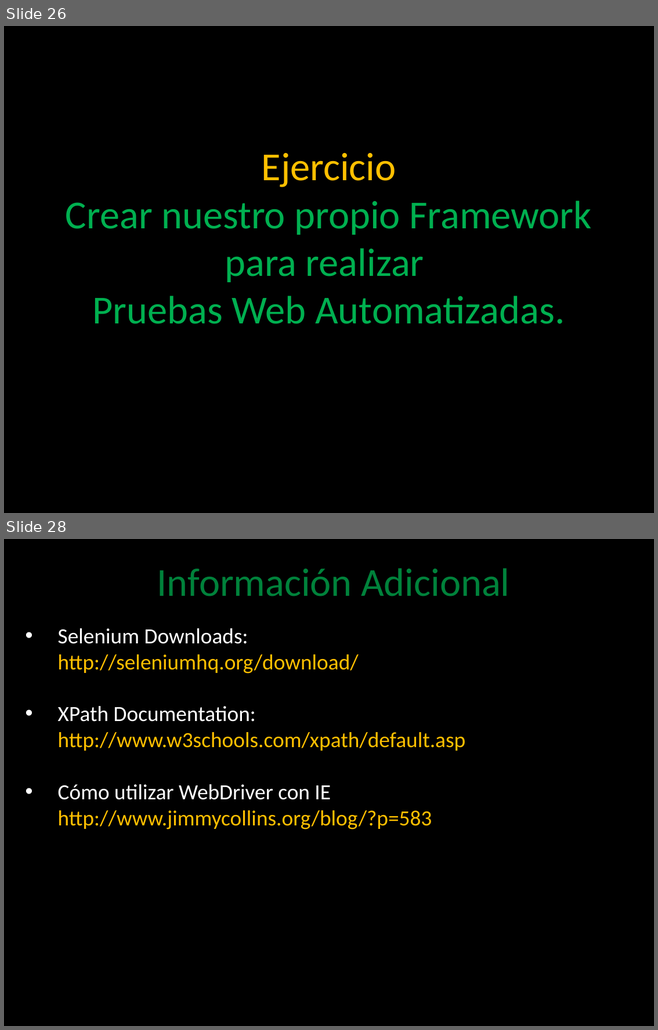
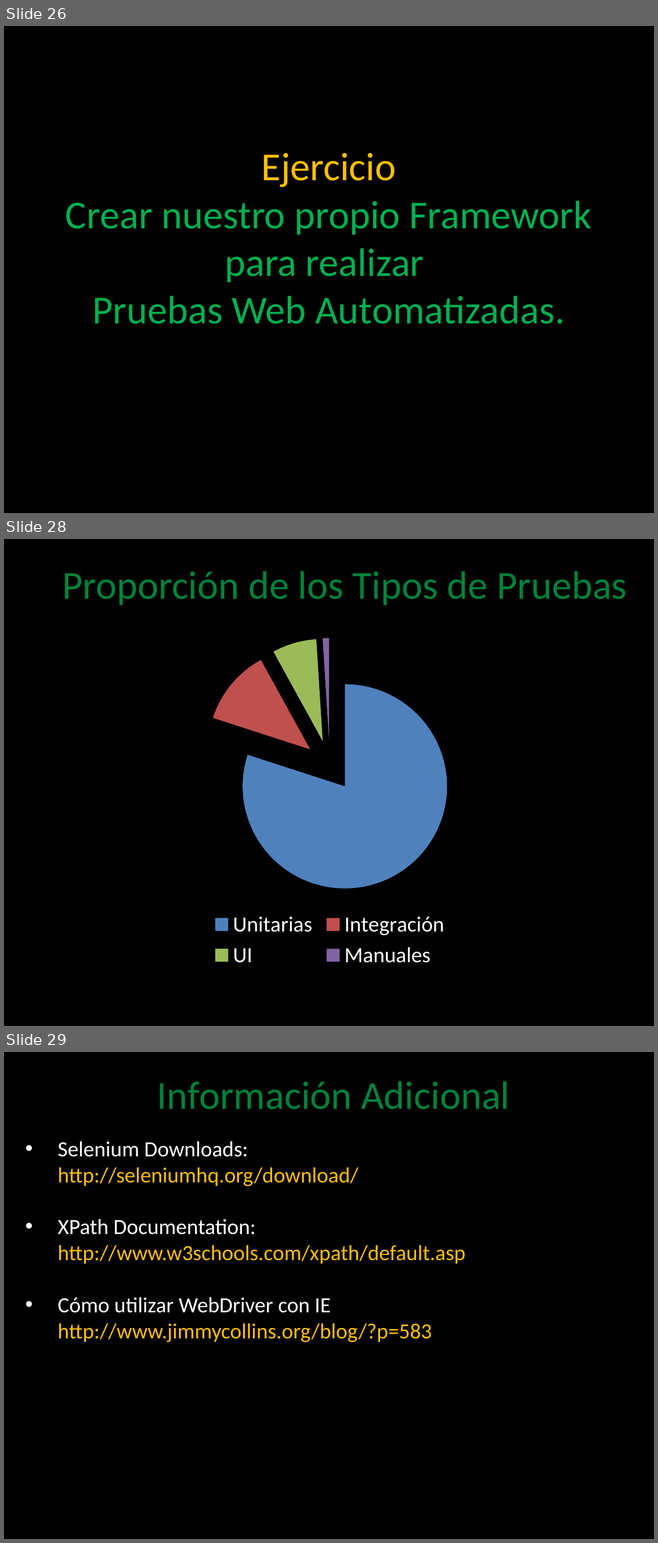
Before and after one commit to angelnunezsalazar/Test-Automation-NET, a slide deck: Diapositivas/4. Web Testing.pptx. Shown one above the other, each under a label of ours: slides 26 and 28 before the commit, slides 26, 28 and 29 after it; the slides between them are not shown. The pictures are 658x1030 and 658x1543 pixels, drawn with LibreOffice and Linux fonts; fonts in the diff are those of the drawing; background and template pictures are left out. Boxes give left, top, right and bottom in pixels: in the first picture for what was removed or moved away, otherwise in the second. Text is boxed around its words. In the diff, an @@ line names an element or a change of style, - is before the commit and + after.

```diff
--- a/Diapositivas/4. Web Testing.pptx
+++ b/Diapositivas/4. Web Testing.pptx
@@ slide 28 added at (x1=4, y1=539, x2=654, y2=1026), background picture (left out) @@
@@ title added at (x1=62, y1=571, x2=627, y2=605), 44 pt, text #00823B @@
+Proporción de los Tipos de Pruebas
@@ pie chart added at (x1=78, y1=629, x2=581, y2=973) @@
+categories: Unitarias, Integración, UI, Manuales
+Series 1: 80, 12, 7, 1
@@ what was slide 28 is now slide 29 @@
```
Also in this commit, not shown: 1 slide changed, 22 other files.
